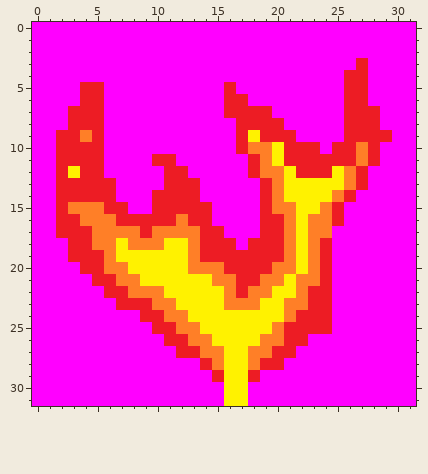
File history of a pixel-art sprite, Assets/BlockTextures/Fire/1.png. That is the earlier state.
The file is 32x32 pixels.
After:
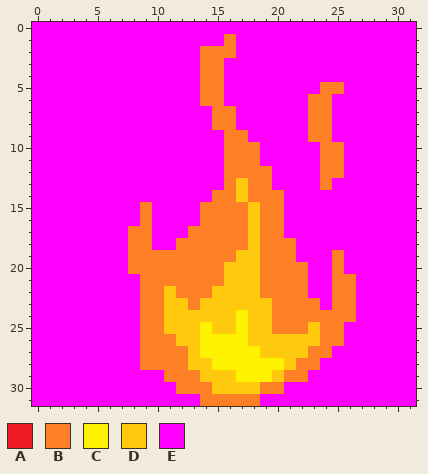
Palette (. is transparent): A #ed1c24  B #ff7f27  C #fff200  D #ffc90e  E #ff00ff
The exact change:
@@ x 0..31 @@
  0 EEEEEEEEEEEEEEEEEEEEEEEEEEEEEEEE
- 1 EEEEEEEEEEEEEEEEEEEEEEEEEEEEEEEE
- 2 EEEEEEEEEEEEEEEEEEEEEEEEEEEEEEEE
- 3 EEEEEEEEEEEEEEEEEEEEEEEEEEEAEEEE
- 4 EEEEEEEEEEEEEEEEEEEEEEEEEEAAEEEE
- 5 EEEEAAEEEEEEEEEEAEEEEEEEEEAAEEEE
- 6 EEEEAAEEEEEEEEEEAAEEEEEEEEAAEEEE
- 7 EEEAAAEEEEEEEEEEAAAAEEEEEEAAAEEE
- 8 EEEAAAEEEEEEEEEEEAAAAEEEEEAAAEEE
- 9 EEAABAEEEEEEEEEEEACAAAEEEEAAAAEE
-10 EEAAAAEEEEEEEEEEEABBCAAAEAABAEEE
-11 EEAAAAEEEEAAEEEEEEABCAAAAAABAEEE
-12 EEACAAEEEEEAAEEEEEABBCAAACBAEEEE
-13 EEAAAAAEEEEAAAEEEEEABCCCCCBAEEEE
-14 EEAAAAAEEEAAAAEEEEEABCCCCBAEEEEE
-15 EEABBBAAEEAAAAAEEEEABBCCBAEEEEEE
-16 EEAABBBAAAAABAAEEEEAABCBBAEEEEEE
-17 EEAAABBBBABBBBAAEEEAABCBBEEEEEEE
-18 EEEAABBCBBBCCBAAAEAAABCBAEEEEEEE
-19 EEEAAABCCCCCCBAAAAAAABCBAEEEEEEE
-20 EEEEAABBCCCCCBBBAAAABBCBAEEEEEEE
-21 EEEEEAABBCCCCCCBBAABBCBBAEEEEEEE
-22 EEEEEEAABBBCCCCCBABBCCBAAEEEEEEE
-23 EEEEEEEAAABBCCCCBBBCCBBAAEEEEEEE
-24 EEEEEEEEEAABBCCCCCCCCBAAAEEEEEEE
-25 EEEEEEEEEEAABBCCCCCCBAAAAEEEEEEE
-26 EEEEEEEEEEEAABBCCCCBBAAEEEEEEEEE
-27 EEEEEEEEEEEEAABBCCBBAAEEEEEEEEEE
-28 EEEEEEEEEEEEEEABCCBAAEEEEEEEEEEE
-29 EEEEEEEEEEEEEEEACCAEEEEEEEEEEEEE
-30 EEEEEEEEEEEEEEEECCEEEEEEEEEEEEEE
-31 EEEEEEEEEEEEEEEECCEEEEEEEEEEEEEE
+ 1 EEEEEEEEEEEEEEEEBEEEEEEEEEEEEEEE
+ 2 EEEEEEEEEEEEEEBBBEEEEEEEEEEEEEEE
+ 3 EEEEEEEEEEEEEEBBEEEEEEEEEEEEEEEE
+ 4 EEEEEEEEEEEEEEBBEEEEEEEEEEEEEEEE
+ 5 EEEEEEEEEEEEEEBBEEEEEEEEBBEEEEEE
+ 6 EEEEEEEEEEEEEEBBEEEEEEEBBEEEEEEE
+ 7 EEEEEEEEEEEEEEEBBEEEEEEBBEEEEEEE
+ 8 EEEEEEEEEEEEEEEBBEEEEEEBBEEEEEEE
+ 9 EEEEEEEEEEEEEEEEBBEEEEEBBEEEEEEE
+10 EEEEEEEEEEEEEEEEBBBEEEEEBBEEEEEE
+11 EEEEEEEEEEEEEEEEBBBEEEEEBBEEEEEE
+12 EEEEEEEEEEEEEEEEBBBBEEEEBBEEEEEE
+13 EEEEEEEEEEEEEEEEBDBBEEEEBEEEEEEE
+14 EEEEEEEEEEEEEEEBBDBBBEEEEEEEEEEE
+15 EEEEEEEEEBEEEEBBBBDBBEEEEEEEEEEE
+16 EEEEEEEEEBEEEEBBBBDBBEEEEEEEEEEE
+17 EEEEEEEEBBEEEBBBBBDBBEEEEEEEEEEE
+18 EEEEEEEEBBEEBBBBBBDBBBEEEEEEEEEE
+19 EEEEEEEEBBBBBBBBBDDBBBEEEBEEEEEE
+20 EEEEEEEEBBBBBBBBDDDBBBBEEBEEEEEE
+21 EEEEEEEEEBBBBBBBDDDBBBBEEBBEEEEE
+22 EEEEEEEEEBBDBBBDDDDBBBBEEBBEEEEE
+23 EEEEEEEEEBBDDBDDDDDDBBBBEBBEEEEE
+24 EEEEEEEEEBBDDDDDDCDDBBBBBBBEEEEE
+25 EEEEEEEEEBBDDDCDDCDDBBBDBBEEEEEE
+26 EEEEEEEEEBBBDDCCCCDDDDDDBBEEEEEE
+27 EEEEEEEEEBBBBDCCCCCDDDDBBEEEEEEE
+28 EEEEEEEEEBBBBDDCCCCCCDBBEEEEEEEE
+29 EEEEEEEEEEEBBBDDDCCCDBBEEEEEEEEE
+30 EEEEEEEEEEEEBBBDDDDBBEEEEEEEEEEE
+31 EEEEEEEEEEEEEEBBBBBEEEEEEEEEEEEE
Pixel boxes of the changes (left, top, right, bottom) in both pictures:
changed: (56, 34, 392, 406)
